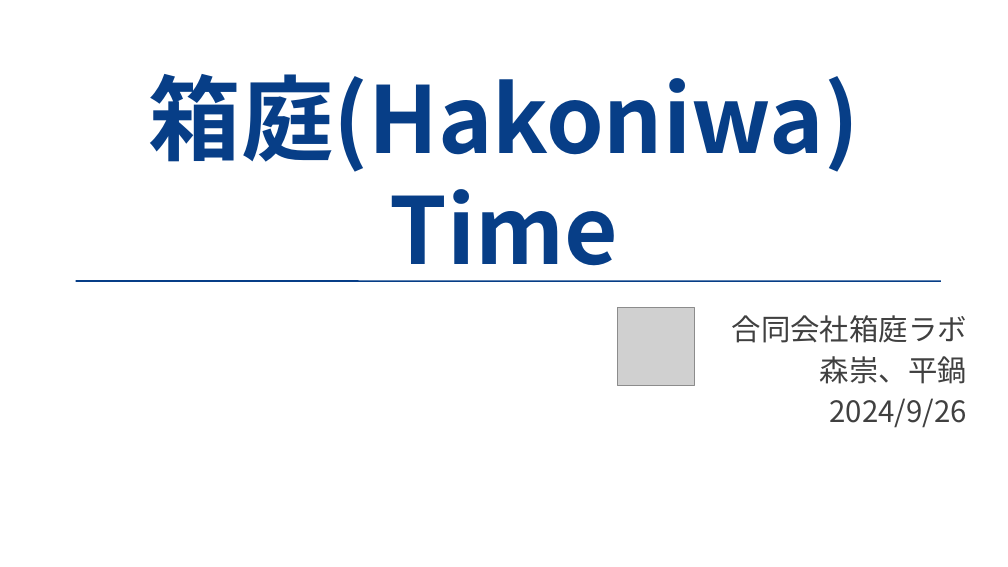
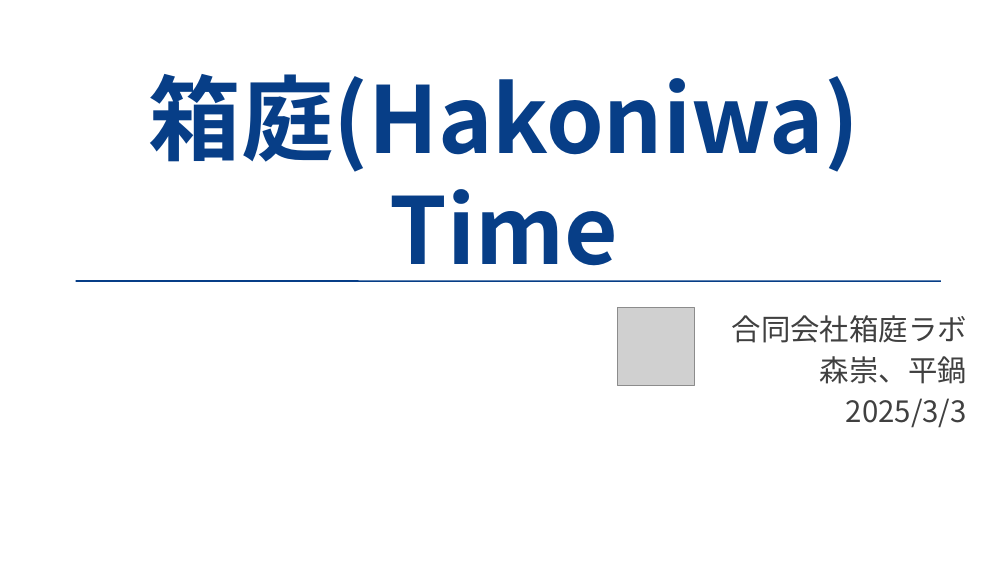
Before and after one commit to hakoniwalab/hakoniwa-design-docs, a slide deck: slide 1 of src/math/Hakoniwa-time.pptx. Drawn at 1008x567 pixels with LibreOffice and Linux fonts; fonts in the diff are those of the drawing; grey boxes stand for pictures; background and template pictures are left out. Boxes give left, top, right and bottom in pixels: in the first picture for what was removed or moved away, otherwise in the second. Text is boxed around its words. In the diff, an @@ line names an element or a change of style, - is before the commit and + after.

```diff
--- a/src/math/Hakoniwa-time.pptx
+++ b/src/math/Hakoniwa-time.pptx
@@ subtitle at [846,398,967,428]: text changed @@
-2024/9/26
+2025/3/3
```
Also in this commit, not shown: 2 slides added, 17 other files.
